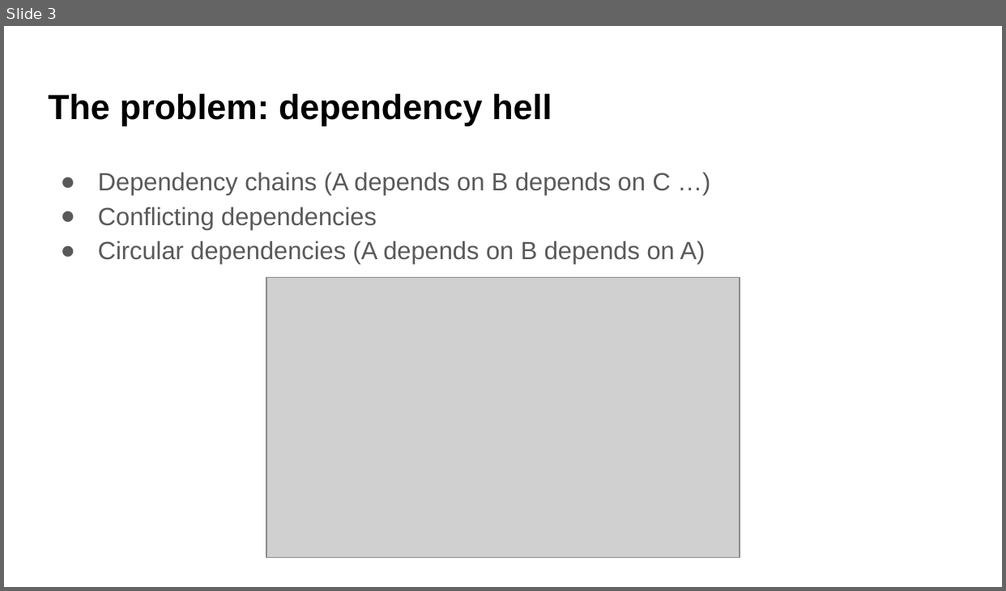
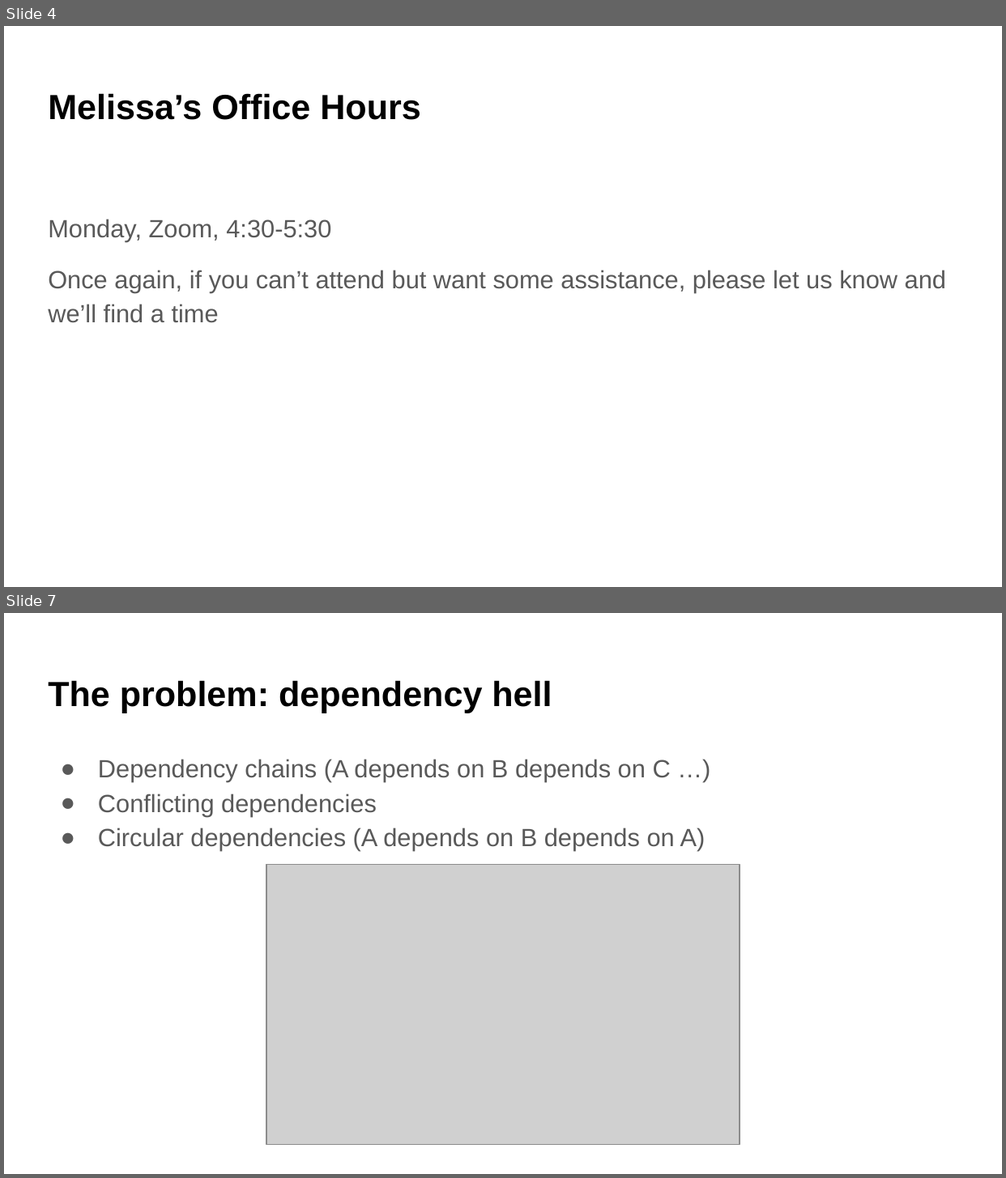
Before and after one commit to UWDATA515/lecture-materials, a slide deck: 09/DATA515_09_VirtualEnvironments.pptx. Shown one above the other, each under a label of ours: slide 3 before the commit, slides 4 and 7 after it; the slides between them are not shown. The pictures are 1006x591 and 1006x1178 pixels, drawn with LibreOffice and Linux fonts; fonts in the diff are those of the drawing; grey boxes stand for pictures; background and template pictures are left out. Boxes give left, top, right and bottom in pixels: in the first picture for what was removed or moved away, otherwise in the second. Text is boxed around its words. In the diff, an @@ line names an element or a change of style, - is before the commit and + after.

```diff
--- a/09/DATA515_09_VirtualEnvironments.pptx
+++ b/09/DATA515_09_VirtualEnvironments.pptx
@@ slide 4 added at [4, 26, 1002, 587], background picture (left out) @@
@@ title added at [48, 93, 420, 120], 25.2 pt, text #000000, bold @@
+Melissa’s Office Hours
@@ text added at [48, 219, 946, 323], 18 pt, text #595959 @@
+Monday, Zoom, 4:30-5:30
+Once again, if you can’t attend but want some assistance, please let us know and we’ll find a time
@@ what was slide 3 is now slide 7 @@
```
Also in this commit, not shown: 7 slides changed, 5 other slides added, 5 other files.
